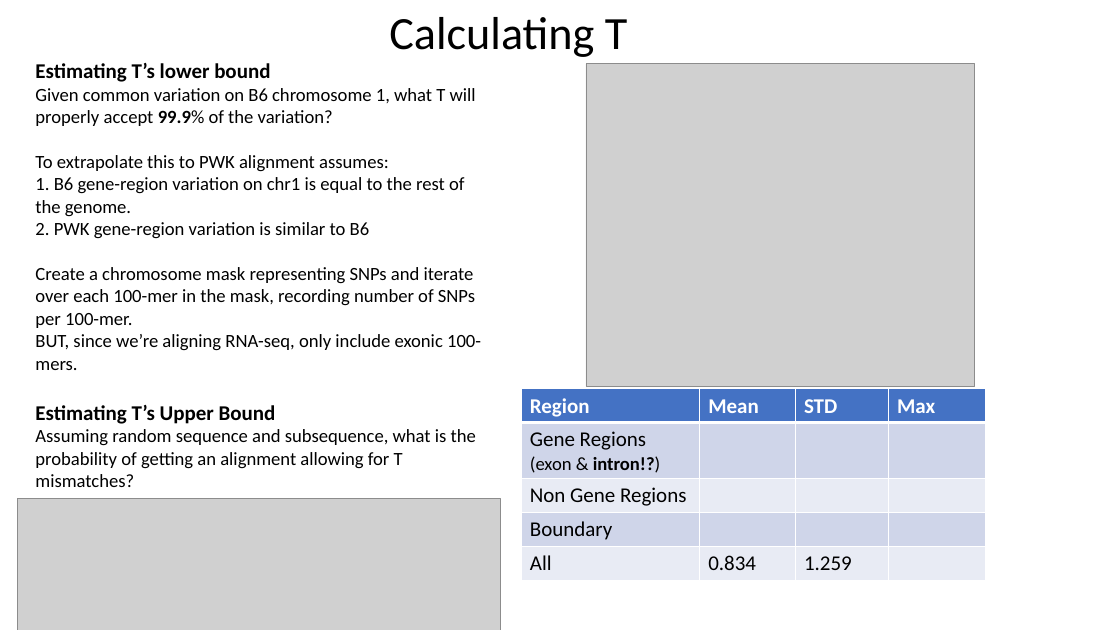
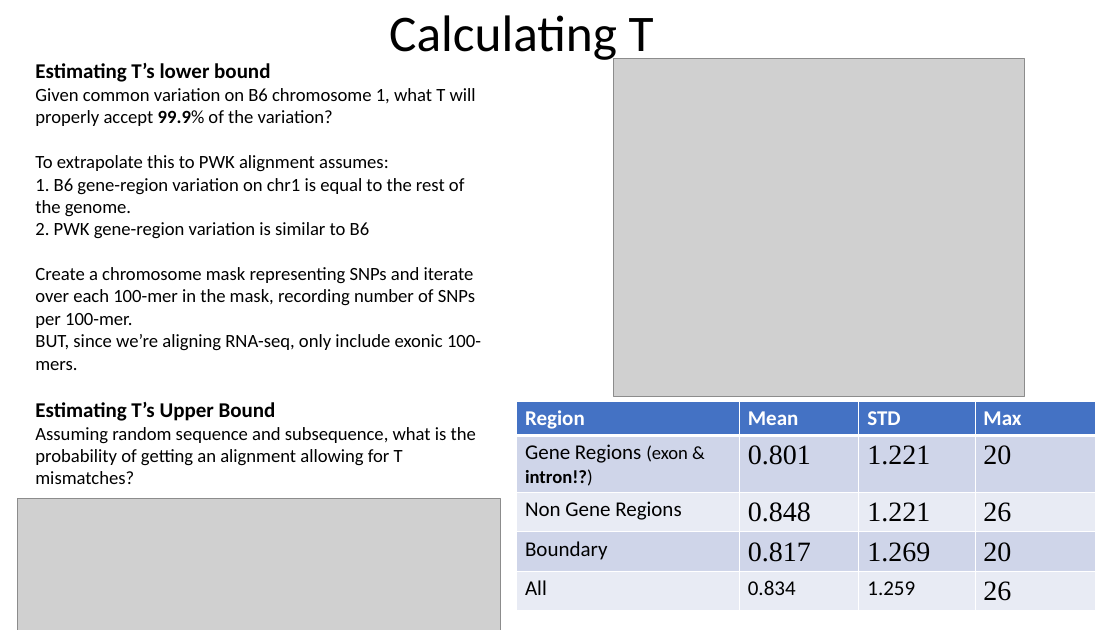
Before and after one commit to nathanieljevans/BMI650, a slide deck: slide 3 of FINAL_PROJECT/Algorithms_Final_Project.pptx. Drawn at 1120x630 pixels with LibreOffice and Linux fonts; fonts in the diff are those of the drawing; grey boxes stand for pictures. Boxes give left, top, right and bottom in pixels: in the first picture for what was removed or moved away, otherwise in the second. Text is boxed around its words. In the diff, an @@ line names an element or a change of style, - is before the commit and + after.

```diff
--- a/FINAL_PROJECT/Algorithms_Final_Project.pptx
+++ b/FINAL_PROJECT/Algorithms_Final_Project.pptx
@@ text "Calculating T" at (389, 15, 654, 63): size 39.6 to 44 pt @@
@@ picture: place and size @@
-picture at (586, 64, 975, 386)
+picture at (613, 59, 1025, 396)
@@ table at (517, 402, 1096, 618) @@
-row 2: Gene Regions (exon & intron!?) |  |  | 
+row 2: Gene Regions (exon & intron!?) | 0.801 | 1.221 | 20
-row 3: Non Gene Regions |  |  | 
+row 3: Non Gene Regions | 0.848 | 1.221 | 26
-row 4: Boundary |  |  | 
+row 4: Boundary | 0.817 | 1.269 | 20
-row 5, column 4: 
+row 5, column 4: 26
@@ fill #CFD5EA to #CFD5E9 in 8 cells @@
@@ fill #E9EBF5 to #E8EBF4 in 8 cells @@
@@ borders changed @@
@@ table: place and size @@
-table at (522, 389, 986, 581)
+table at (517, 402, 1096, 618)
```
Also in this commit, not shown: 2 other slides changed.
